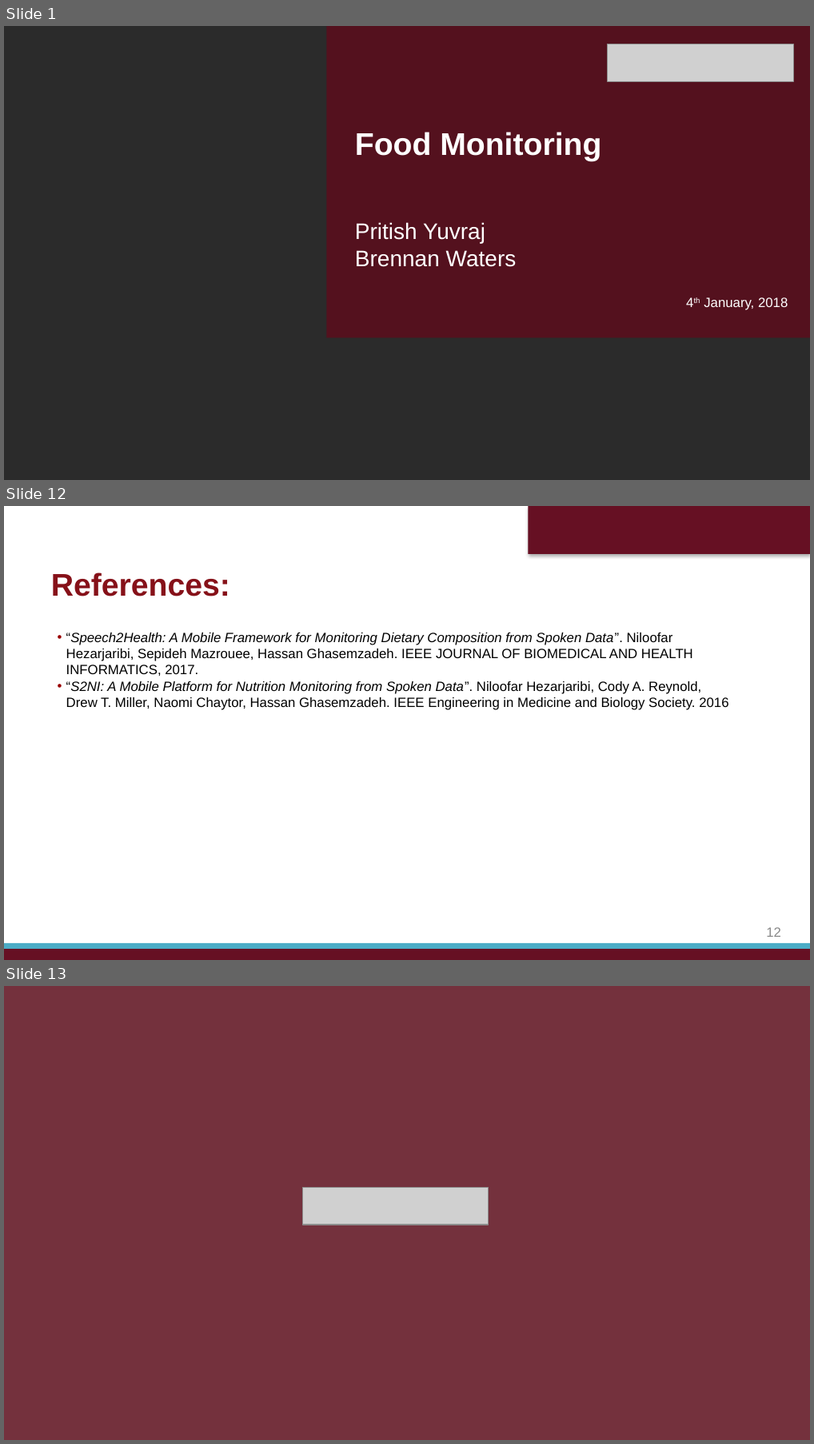
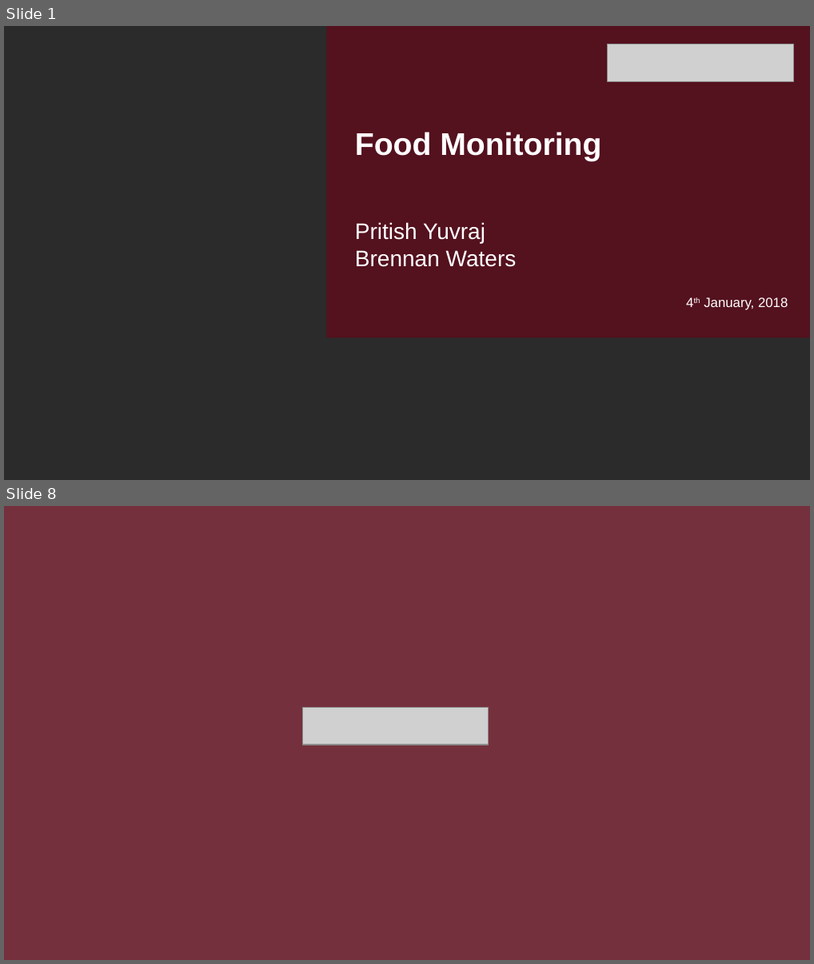
Before and after one commit to bwaters34/foodMonitoringNLP, a slide deck: Presentation/presentation1-11.pptx. Shown one above the other, each under a label of ours: slides 1, 12 and 13 before the commit, slides 1 and 8 after it; the slides between them are not shown. The pictures are 814x1444 and 814x964 pixels, drawn with LibreOffice and Linux fonts; fonts in the diff are those of the drawing; grey boxes stand for pictures; background and template pictures are left out; a plain dark background stands for a picture behind light text. Boxes give left, top, right and bottom in pixels: in the first picture for what was removed or moved away, otherwise in the second. Text is boxed around its words. In the diff, an @@ line names an element or a change of style, - is before the commit and + after.

```diff
--- a/Presentation/presentation1-11.pptx
+++ b/Presentation/presentation1-11.pptx
@@ slide 12 removed at (4, 506, 810, 960), background #FFFFFF @@
@@ rectangle removed at (528, 506, 810, 554) @@
@@ text removed at (51, 572, 230, 596) @@
-References:
@@ text removed at (66, 632, 729, 710) @@
-• “Speech2Health: A Mobile Framework for Monitoring Dietary Composition from Spoken Data”. Niloofar Hezarjaribi, Sepideh Mazrouee, Hassan Ghasemzadeh. IEEE JOURNAL OF BIOMEDICAL AND HEALTH INFORMATICS, 2017.
-• “S2NI: A Mobile Platform for Nutrition Monitoring from Spoken Data”. Niloofar Hezarjaribi, Cody A. Reynold, Drew T. Miller, Naomi Chaytor, Hassan Ghasemzadeh. IEEE Engineering in Medicine and Biology Society. 2016
@@ page number removed at (766, 927, 782, 936) @@
-12
@@ rectangle removed at (4, 948, 810, 960) @@
@@ rectangle removed at (4, 943, 810, 948) @@
@@ what was slide 13 is now slide 8 @@
```
Also in this commit, not shown: 1 slide changed, 5 slides added, 9 other slides removed, 1 other file.
